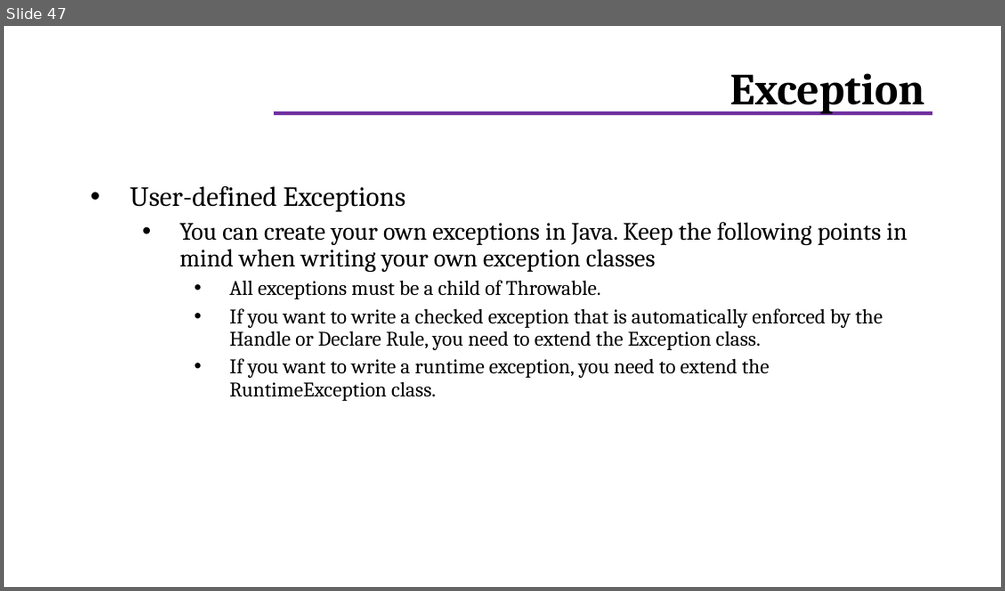
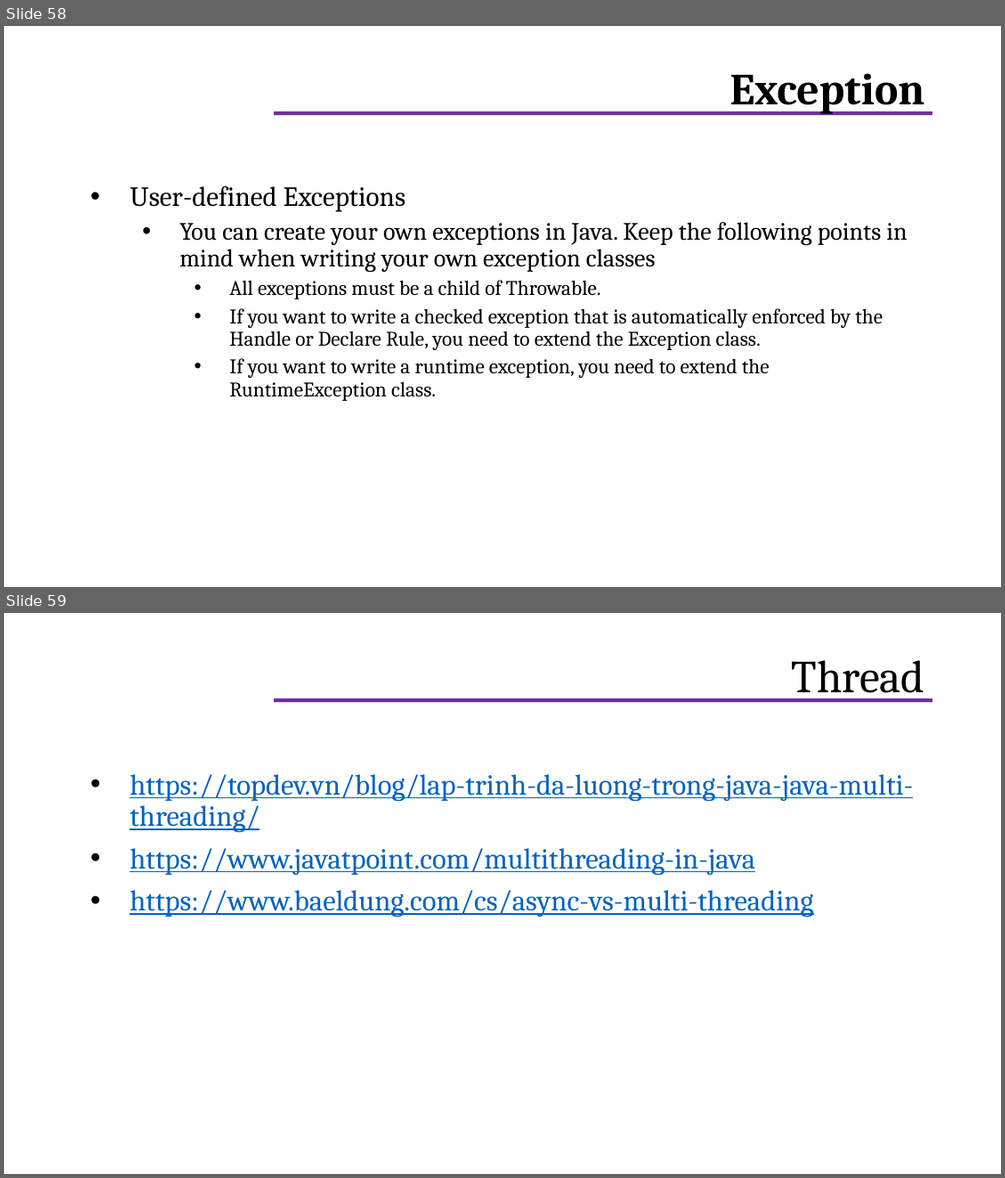
Before and after one commit to helenhash/javacore-training, a slide deck: JavaCore.pptx. Shown one above the other, each under a label of ours: slide 47 before the commit, slides 58 and 59 after it. The pictures are 1005x591 and 1005x1178 pixels, drawn with LibreOffice and Linux fonts; fonts in the diff are those of the drawing; background and template pictures are left out. Boxes give left, top, right and bottom in pixels: in the first picture for what was removed or moved away, otherwise in the second. Text is boxed around its words. In the diff, an @@ line names an element or a change of style, - is before the commit and + after.

```diff
--- a/JavaCore.pptx
+++ b/JavaCore.pptx
@@ slide 59 added at (x1=4, y1=613, x2=1001, y2=1174), background #FFFFFF; not listed: 1 template element that a slide beside it also shows @@
@@ title added at (x1=792, y1=660, x2=925, y2=702), 33 pt, text #000000 @@
+Thread
@@ text added at (x1=129, y1=774, x2=913, y2=916), 21 pt, text #0563C1, underline @@
+• https://topdev.vn/blog/lap-trinh-da-luong-trong-java-java-multi-threading/
+• https://www.javatpoint.com/multithreading-in-java
+• https://www.baeldung.com/cs/async-vs-multi-threading
@@ what was slide 47 is now slide 58 @@
```
Also in this commit, not shown: 23 other slides added, 12 other files.
